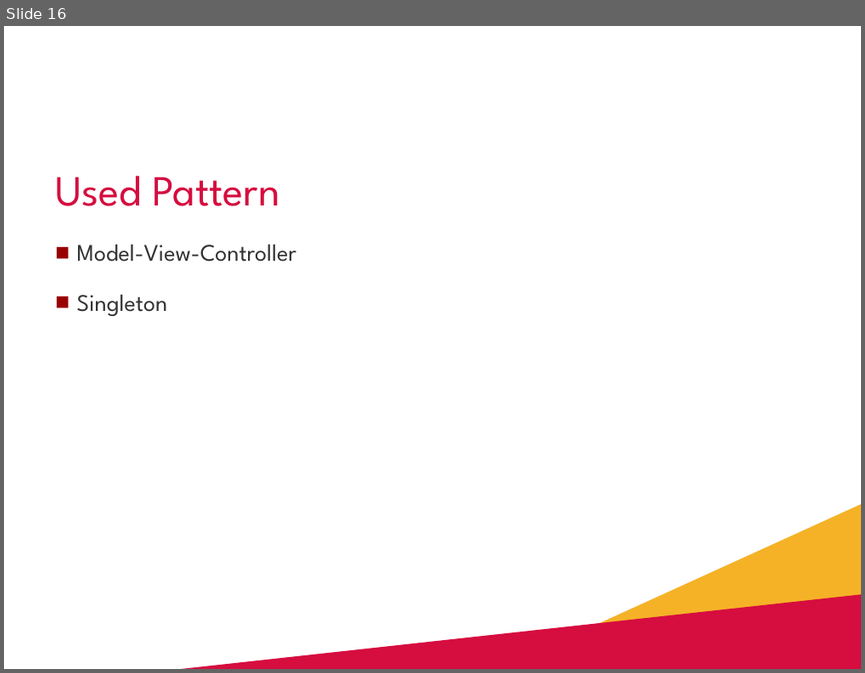
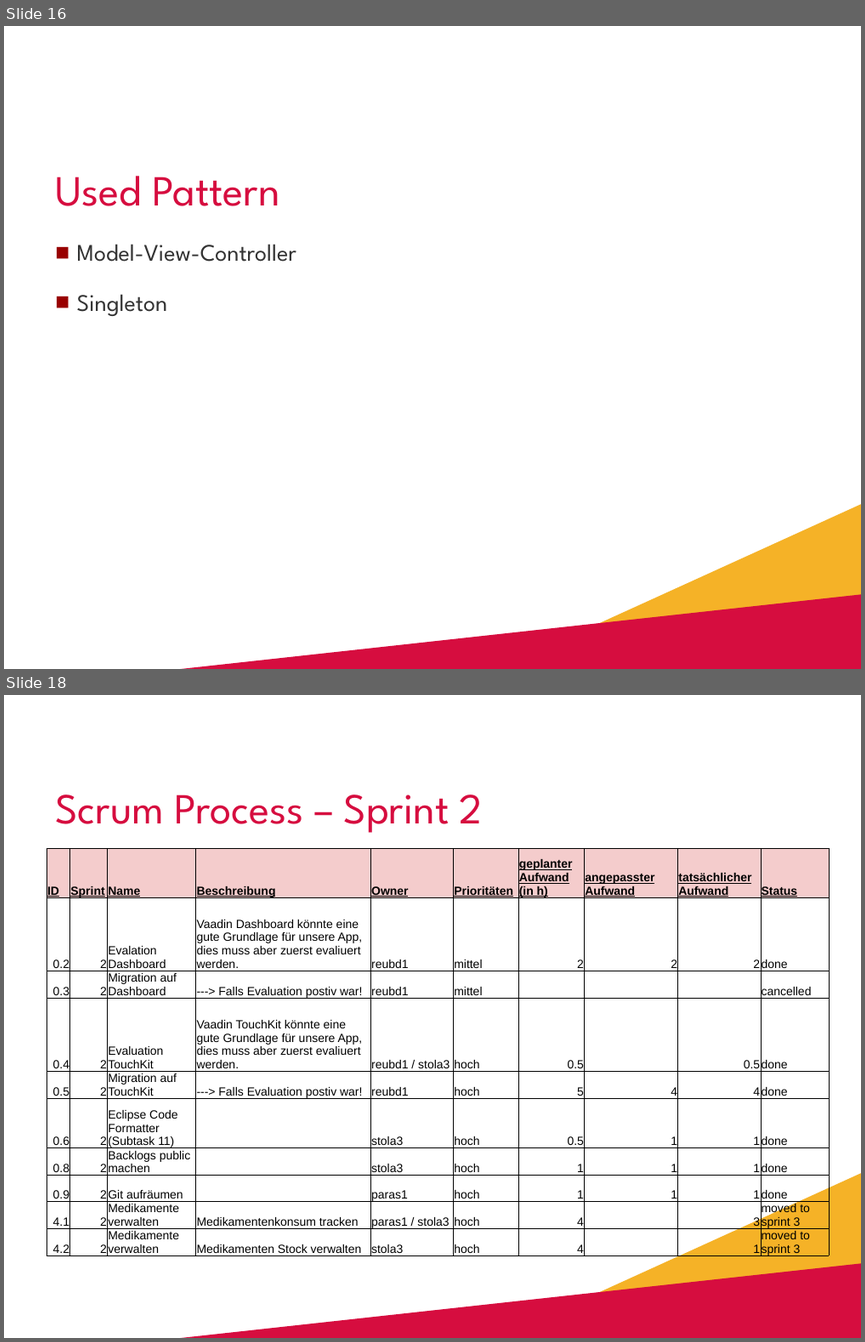
Before and after one commit to reubd1/ch.bfh.bti7081.s2013.red, a slide deck: ch.bfh.red.parent-doc/doc/cs1_tasks/task14_final_presentation/P_Final.pptx. Shown one above the other, each under a label of ours: slide 16 before the commit, slides 16 and 18 after it; the slides between them are not shown. The pictures are 865x673 and 865x1342 pixels, drawn with LibreOffice and Linux fonts; fonts in the diff are those of the drawing; background and template pictures are left out. Boxes give left, top, right and bottom in pixels: in the first picture for what was removed or moved away, otherwise in the second. Text is boxed around its words. In the diff, an @@ line names an element or a change of style, - is before the commit and + after.

Commit message:
Presentation+

```diff
--- a/ch.bfh.red.parent-doc/doc/cs1_tasks/task14_final_presentation/P_Final.pptx
+++ b/ch.bfh.red.parent-doc/doc/cs1_tasks/task14_final_presentation/P_Final.pptx
@@ slide 18 added at (x1=4, y1=695, x2=861, y2=1338), background #FFFFFF; not listed: 2 template elements that a slide beside it also shows @@
@@ title added at (x1=55, y1=794, x2=483, y2=833), 36 pt, text #D60D3F @@
+Scrum Process – Sprint 2
@@ table added at (x1=46, y1=847, x2=828, y2=1265), 10 rows, 10 columns @@
+ID | Sprint | Name | Beschreibung | Owner | Prioritäten | geplanter Aufwand (in h) | angepasster Aufwand | tatsächlicher Aufwand | Status
+0.2 | 2 | Evalation Dashboard | Vaadin Dashboard könnte eine gute Grundlage für unsere App, dies muss aber zuerst evaliuert werden. | reubd1 | mittel | 2 | 2 | 2 | done
+0.3 | 2 | Migration auf Dashboard | ---> Falls Evaluation postiv war! | reubd1 | mittel |  |  |  | cancelled
+0.4 | 2 | Evaluation TouchKit | Vaadin TouchKit könnte eine gute Grundlage für unsere App, dies muss aber zuerst evaliuert werden. | reubd1 / stola3 | hoch | 0.5 |  | 0.5 | done
+0.5 | 2 | Migration auf TouchKit | ---> Falls Evaluation postiv war! | reubd1 | hoch | 5 | 4 | 4 | done
+0.6 | 2 | Eclipse Code Formatter (Subtask 11) |  | stola3 | hoch | 0.5 | 1 | 1 | done
+0.8 | 2 | Backlogs public machen |  | stola3 | hoch | 1 | 1 | 1 | done
+0.9 | 2 | Git aufräumen |  | paras1 | hoch | 1 | 1 | 1 | done
+4.1 | 2 | Medikamente verwalten | Medikamentenkonsum tracken | paras1 / stola3 | hoch | 4 |  | 3 | moved to sprint 3
+4.2 | 2 | Medikamente verwalten | Medikamenten Stock verwalten | stola3 | hoch | 4 |  | 1 | moved to sprint 3
```
Also in this commit, not shown: 1 slide changed, 4 other slides added, 1 slide removed, 1 other file.
